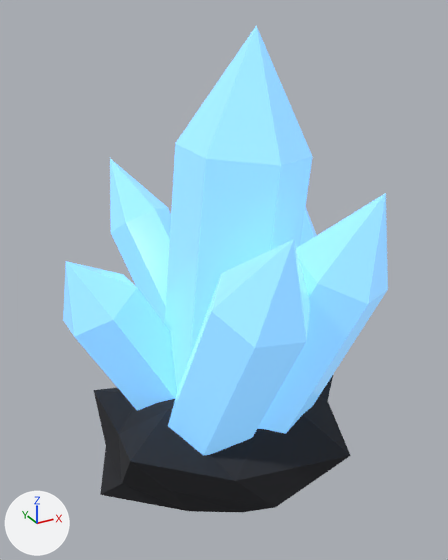
The glTF model assets/models/items/crystal_blue.glb as it was, and as the next commit left it.
Camera for both pictures: a camera (50 mm lens) standing at (-0.192, -0.364, 0.354) and looking at (0.007, -0.003, 0.174). The axes (+X, +Y, +Z) are drawn at lower left. The lights are the same throughout. The first picture is the older version. Vertices at exactly the same position are counted once.

Names of what the first picture shows: 'model'.
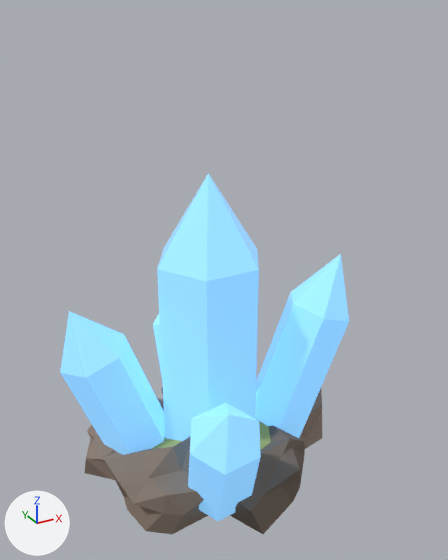
Changed parts and their boxes [x1, y1, x2, y2] in the pictures (448 x 560 px; the box of a moved part takes in the faces that stretch with it):
'model', reshaped (11% narrower, 26% shorter)
    before: [63, 26, 388, 512]
    after: [60, 173, 349, 534]
part 1 of me_crystal_005, moved or reshaped
    before: [300, 206, 317, 246]
    after: [157, 173, 259, 441]
part 2 of me_crystal_005, added (blue)
    after: [60, 311, 165, 455]
part 3 of me_crystal_005, moved or reshaped
    before: [258, 193, 388, 434]
    after: [255, 254, 349, 438]
part 4 of me_crystal_005, added (brown)
    after: [299, 389, 322, 449]
part 5 of me_crystal_005, added
    after: [84, 398, 164, 480]
part 6 of me_crystal_005, added
    after: [230, 426, 305, 534]
part 7 of me_crystal_005, added
    after: [104, 436, 208, 534]
part 8 of me_crystal_005, added (blue)
    after: [188, 403, 261, 521]
part 9 of me_crystal_005, added (mostly hidden)
    after: [153, 314, 162, 376]
part 10 of me_crystal_005, cut back (mostly hidden afterwards)
    before: [63, 26, 351, 512]
    after: [152, 418, 271, 450]

Edits to the bpy script that builds the scene:
```text
Add mat_stone_b:
    mat_stone_b = bpy.data.materials.new('stone_b')
    # uses the picture img_stone_b
Add mat_stone_a:
    mat_stone_a = bpy.data.materials.new('stone_a')
    # uses the picture img_stone_a
Add mat_stone_c:
    mat_stone_c = bpy.data.materials.new('stone_c')
    # uses the picture img_stone_c
Change me_crystal_005:
    remove me_crystal_005.from_pydata(...)  # 120 vertices, 212 faces; spans x -0.103..0.103, y -0.121..0.121, z 0.0..0.344
    remove me_crystal_005.materials.append(mat_c_blue)  # blue #89cbff, glowing blue #6ca2cb
    remove me_crystal_005.materials.append(mat_basalt_b)
    add me_crystal_005.from_pydata(...)  # 287 vertices, 530 faces; spans x -0.112..0.112, y -0.097..0.097, z 0.0..0.253
    me_crystal_005 part 1: the loose piece of 13 vertices spanning x 0.005..0.098, y -0.044..0.041, z 0.064..0.232 is multiplied about its middle by the matrix ((0.851, 0.869, -0.486), (-0.916, 0.934, 0.067), (0.391, 0.297, 1.215)), then moved by (-0.063, 0.004, -0.016), in mat_c (blue #89cbff, glowing blue #6ca2cb)
    me_crystal_005 part 2: the loose piece of 13 vertices spanning x 0.005..0.098, y -0.044..0.041, z 0.064..0.232 is copied, and the copy is multiplied about its middle by the matrix ((0.425, 0.456, -0.557), (-0.584, 0.596, 0.042), (0.42, 0.367, 0.622)), then moved by (-0.131, 0.024, -0.058), in mat_c (blue #89cbff, glowing blue #6ca2cb); it spans x -0.112..-0.029, y -0.002..0.043, z 0.024..0.164
    me_crystal_005 part 3: the loose piece of 13 vertices spanning x -0.023..0.069, y -0.12..-0.015, z 0.063..0.258 is multiplied about its middle by the matrix ((0.736, 0.285, 0.17), (-0.326, 0.696, 0.245), (-0.06, -0.292, 0.75)), then moved by (0.045, 0.058, -0.059), in mat_c (blue #89cbff, glowing blue #6ca2cb)
    me_crystal_005 part 4: a new loose piece of 42 vertices spanning x 0.008..0.112, y -0.032..0.04, z 0.004..0.068, in mat_stone_c
    me_crystal_005 part 5: a new loose piece of 42 vertices spanning x -0.1..0.007, y -0.011..0.067, z 0.003..0.061, in mat_stone_c
    me_crystal_005 part 6: a new loose piece of 42 vertices spanning x -0.03..0.053, y -0.086..-0.004, z 0.008..0.057, in mat_stone_b
    me_crystal_005 part 7: a new loose piece of 42 vertices spanning x -0.092..-0.01, y -0.068..0.007, z 0.0..0.067, in mat_stone_a
    me_crystal_005 part 8: a new loose piece of 13 vertices spanning x -0.058..0.003, y -0.097..-0.028, z 0.022..0.124, in mat_c (blue #89cbff, glowing blue #6ca2cb)
    me_crystal_005 part 9: a new loose piece of 13 vertices spanning x -0.019..0.033, y 0.03..0.097, z 0.026..0.137, in mat_c (blue #89cbff, glowing blue #6ca2cb)
    me_crystal_005 part 10
    94 vertices are removed from x -0.103..0.103, y -0.121..0.121, z 0.0..0.344
    168 faces are deleted
    12 vertices are added at x -0.067..0.075, y -0.063..0.059, z 0.007..0.061
    20 new faces join them, mat_moss__0_10 (green #9eab6a)
    other edits to the shape of me_crystal_005 do not show in these pictures
    add me_crystal_005.materials.append(mat_c)  # blue #89cbff, glowing blue #6ca2cb
    add me_crystal_005.materials.append(mat_stone_c)
    add me_crystal_005.materials.append(mat_stone_b)
    add me_crystal_005.materials.append(mat_stone_a)
    add me_crystal_005.materials.append(mat_moss__0_10)  # green #9eab6a
```
